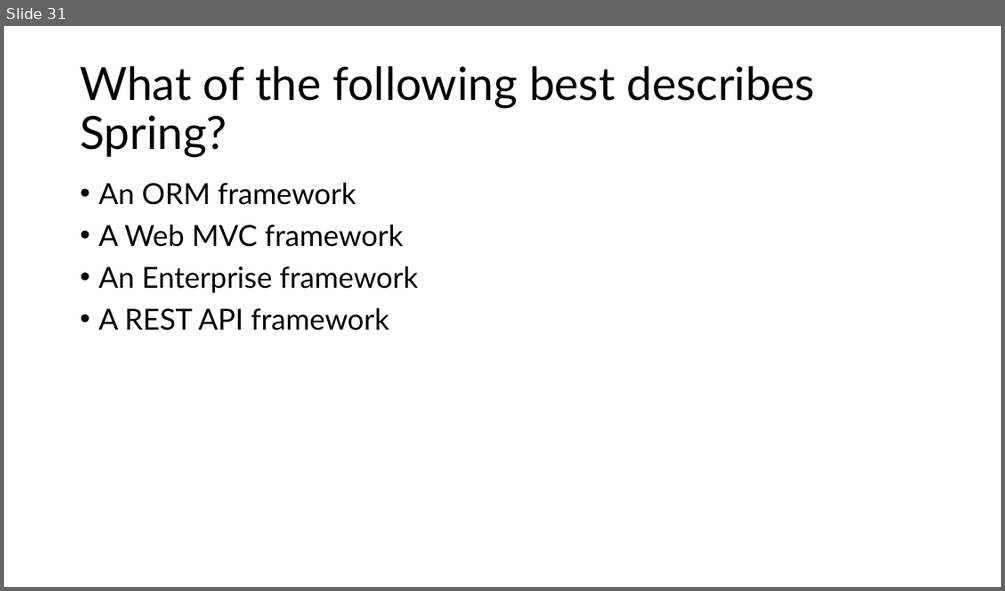
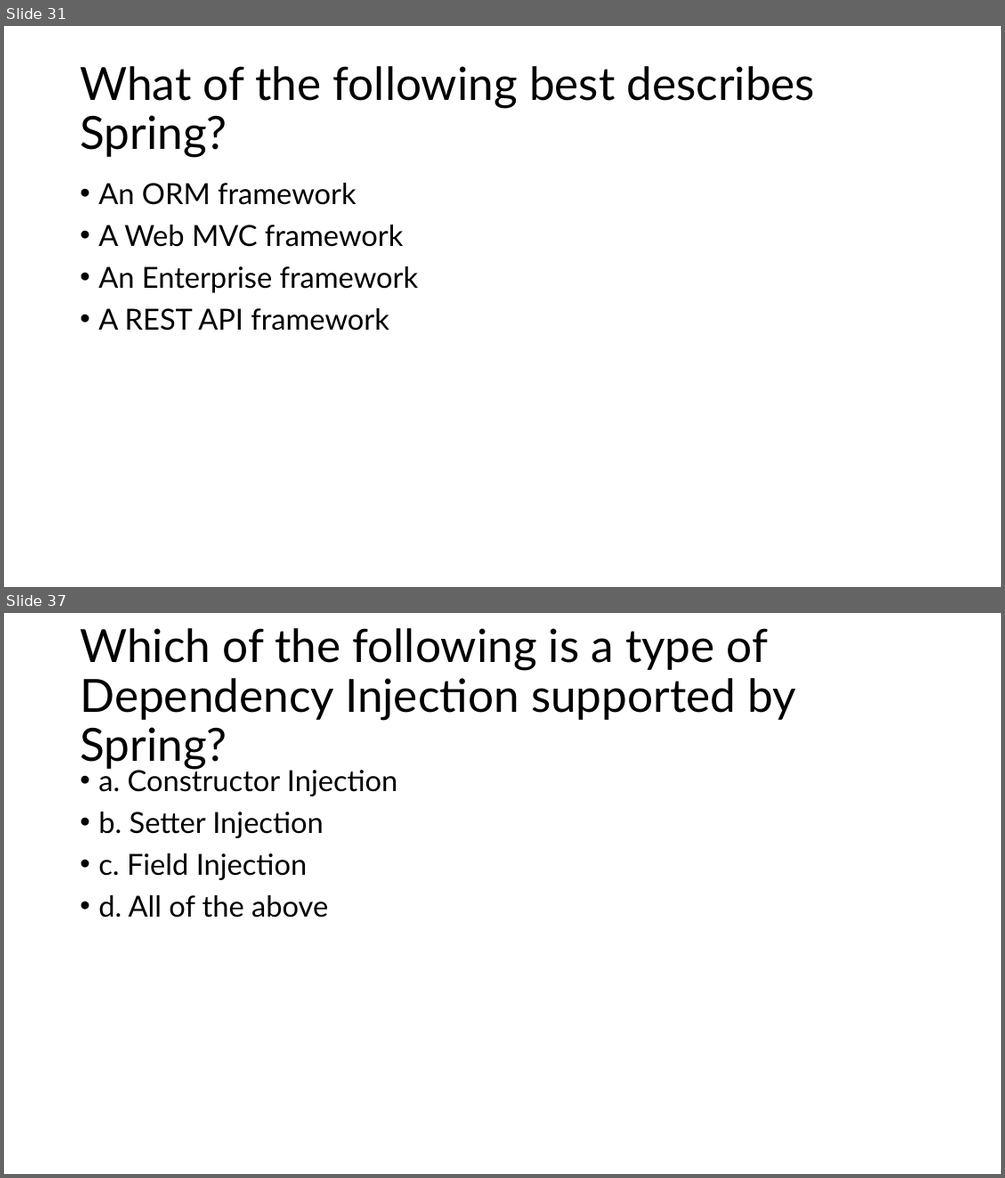
Before and after one commit to aniljos/FS-May-2024, a slide deck: Presentation/MCQ's.pptx. Shown one above the other, each under a label of ours: slide 31 before the commit, slides 31 and 37 after it; the slides between them are not shown. The pictures are 1005x591 and 1005x1178 pixels, drawn with LibreOffice and Linux fonts; fonts in the diff are those of the drawing. Boxes give left, top, right and bottom in pixels: in the first picture for what was removed or moved away, otherwise in the second. Text is boxed around its words. In the diff, an @@ line names an element or a change of style, - is before the commit and + after.

```diff
--- a/Presentation/MCQ's.pptx
+++ b/Presentation/MCQ's.pptx
@@ slide 37 added at <box>4,613,1001,1174</box>, background #FFFFFF @@
@@ title added at <box>80,628,796,770</box>, 44 pt, text #000000 @@
+Which of the following is a type of Dependency Injection supported by Spring?
@@ text added at <box>98,765,398,917</box>, 28 pt, text #000000 @@
+• a. Constructor Injection
+• b. Setter Injection
+• c. Field Injection
+• d. All of the above
```
Also in this commit, not shown: 12 other slides added, 1 other file.
